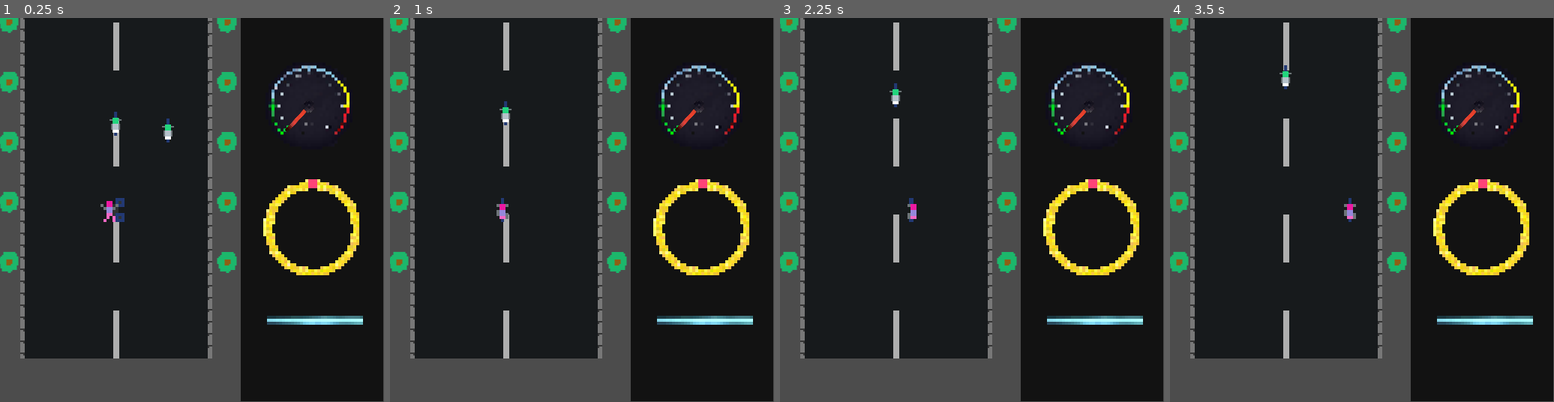
Above: before the commit, frames 1-4 (left to right).
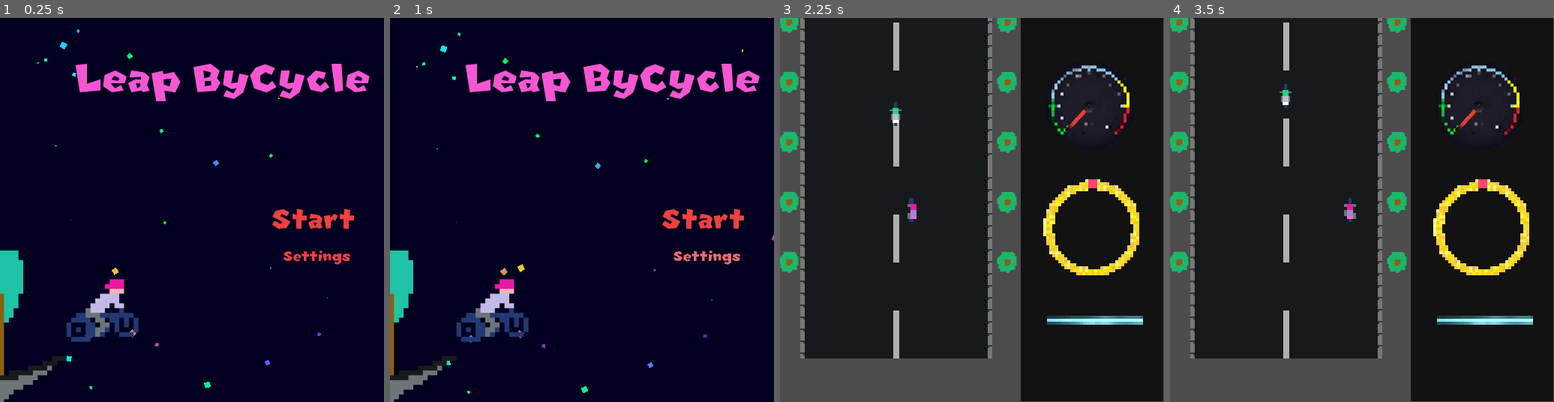
Above: after the commit, the same moments.

Repository: Alovez/LeapBycycle
Game: Godot game, scene res://Scene/Menu/MainMenu.tscn
The game is run twice, just before and just after one commit, with the same random seed, the same clock (stepped at 60 frames per second) and the same inputs. Before the commit the project starts from res://Scene/Level1.tscn.
Inputs (mouse positions are in pixels of both pictures, inside the frame that each line leads up to):
- Up to frame 1 (0.25 s): no input
- Up to frame 2 (1 s): click (708, 256) at 0.5 s, where only the run after the commit has a clickable "Settings"
- Up to frame 3 (2.25 s): click (1094, 221) at 1.25 s, where only the run after the commit has a clickable "Start"; hold Right (ui_right) from 2.03 s (still down); hold Z (boost) from 2.03 s (still down)
- Up to frame 4 (3.5 s): release Right (ui_right) at 2.78 s; release Z (boost) at 2.78 s; hold Down (ui_down) from 2.78 s (still down); tap Z (boost) at 2.85 s

The runs differ from the first frame. In frame 1, 69% of the frame differs, in the area x 0-100%, y 0-100%; in frame 2, 69%; in frame 3, 0.2%; in frame 4, 0.2%.

Commit message:
add start page

Diff:
--- /dev/null
+++ b/Scene/Effects/Stars.tscn
@@ -0,0 +1,29 @@
+[gd_scene load_steps=4 format=2]
+
+[sub_resource type="Gradient" id=2]
+offsets = PoolRealArray( 0, 0.280788, 0.608374, 1 )
+colors = PoolColorArray( 0.953125, 0.917639, 0.0446777, 1, 0.582031, 0, 1, 1, 0.0717545, 0.893375, 0.966797, 1, 0, 1, 0.203125, 1 )
+
+[sub_resource type="GradientTexture" id=3]
+gradient = SubResource( 2 )
+
+[sub_resource type="ParticlesMaterial" id=1]
+emission_shape = 1
+emission_sphere_radius = 256.0
+flag_disable_z = true
+gravity = Vector3( 0, 0, 0 )
+angular_velocity = 15.0
+orbit_velocity = 0.0
+orbit_velocity_random = 0.0
+linear_accel = 2.0
+scale = 8.0
+scale_random = 1.0
+color_ramp = SubResource( 3 )
+
+[node name="Stars" type="Particles2D"]
+position = Vector2( 311.585, 208.991 )
+rotation = -1.91363
+amount = 30
+lifetime = 15.0
+preprocess = 15.0
+process_material = SubResource( 1 )
--- a/Scene/God.tscn
+++ b/Scene/Elements/God.tscn
@@ -5,9 +5,9 @@
 [ext_resource path="res://Pic/god/god_right_2.png" type="Texture" id=3]
 [ext_resource path="res://Pic/god/god_left_1.png" type="Texture" id=4]
 [ext_resource path="res://Pic/god/god_left_2.png" type="Texture" id=5]
-[ext_resource path="res://Pic/god/god_normal_1.png" type="Texture" id=6]
-[ext_resource path="res://Pic/god/god_normal_2.png" type="Texture" id=7]
-[ext_resource path="res://Pic/god/crash.png" type="Texture" id=8]
+[ext_resource path="res://Pic/god/crash.png" type="Texture" id=6]
+[ext_resource path="res://Pic/god/god_normal_1.png" type="Texture" id=7]
+[ext_resource path="res://Pic/god/god_normal_2.png" type="Texture" id=8]
 
 [sub_resource type="SpriteFrames" id=1]
 animations = [ {
@@ -21,14 +21,14 @@
 "name": "left",
 "speed": 5.0
 }, {
-"frames": [ ExtResource( 6 ), ExtResource( 7 ) ],
+"frames": [ ExtResource( 6 ) ],
+"loop": true,
+"name": "crash",
+"speed": 5.0
+}, {
+"frames": [ ExtResource( 7 ), ExtResource( 8 ) ],
 "loop": true,
 "name": "ride",
-"speed": 5.0
-}, {
-"frames": [ ExtResource( 8 ) ],
-"loop": true,
-"name": "crash",
 "speed": 5.0
 } ]
 
--- a/Scene/Level1.tscn
+++ b/Scene/Levels/Level1.tscn
@@ -1,8 +1,8 @@
 [gd_scene load_steps=4 format=2]
 
 [ext_resource path="res://Scripts/Level1.gd" type="Script" id=1]
-[ext_resource path="res://Scene/God.tscn" type="PackedScene" id=2]
-[ext_resource path="res://Scene/CommonUI.tscn" type="PackedScene" id=3]
+[ext_resource path="res://Scene/Elements/God.tscn" type="PackedScene" id=2]
+[ext_resource path="res://Scene/UI/CommonUI.tscn" type="PackedScene" id=3]
 
 [node name="Level1" type="Node2D"]
 script = ExtResource( 1 )
--- /dev/null
+++ b/Scene/Levels/StartStory.tscn
@@ -0,0 +1,181 @@
+[gd_scene load_steps=14 format=2]
+
+[ext_resource path="res://Scripts/StartStory.gd" type="Script" id=1]
+[ext_resource path="res://Pic/ui/TimeS.png" type="Texture" id=2]
+[ext_resource path="res://Scene/Effects/Stars.tscn" type="PackedScene" id=3]
+[ext_resource path="res://Pic/Maps/Blue-3d.png" type="Texture" id=4]
+[ext_resource path="res://Pic/ui/dr_np.png" type="Texture" id=5]
+[ext_resource path="res://Pic/ui/clock.png" type="Texture" id=6]
+[ext_resource path="res://Font/New Super Mario Font U.ttf" type="DynamicFontData" id=7]
+[ext_resource path="res://Pic/ui/Solarsystem.png" type="Texture" id=8]
+
+[sub_resource type="Gradient" id=3]
+offsets = PoolRealArray( 0, 0.475369, 1 )
+colors = PoolColorArray( 0, 0.296875, 1, 1, 0.62738, 0.132813, 1, 1, 0.0859375, 1, 0.528687, 1 )
+
+[sub_resource type="GradientTexture" id=4]
+gradient = SubResource( 3 )
+
+[sub_resource type="ParticlesMaterial" id=5]
+emission_shape = 1
+emission_sphere_radius = 44.5
+flag_disable_z = true
+spread = 177.57
+gravity = Vector3( 0, 0, 0 )
+initial_velocity = 100.0
+angular_velocity = -6.99
+orbit_velocity = 0.0
+orbit_velocity_random = 0.0
+scale = 15.0
+color_ramp = SubResource( 4 )
+
+[sub_resource type="DynamicFont" id=1]
+size = 22
+font_data = ExtResource( 7 )
+
+[sub_resource type="Animation" id=2]
+resource_name = "Opening"
+length = 10.0
+tracks/0/type = "value"
+tracks/0/path = NodePath("clock:scale")
+tracks/0/interp = 1
+tracks/0/loop_wrap = true
+tracks/0/imported = false
+tracks/0/enabled = true
+tracks/0/keys = {
+"times": PoolRealArray( 0, 0.5, 1, 1.5 ),
+"transitions": PoolRealArray( 1, 1, 1, 1 ),
+"update": 0,
+"values": [ Vector2( 1e-005, 1e-005 ), Vector2( 0.3, 0.3 ), Vector2( 0.3, 0.3 ), Vector2( 1e-005, 1e-005 ) ]
+}
+tracks/1/type = "value"
+tracks/1/path = NodePath("TextArea:text")
+tracks/1/interp = 1
+tracks/1/loop_wrap = true
+tracks/1/imported = false
+tracks/1/enabled = true
+tracks/1/keys = {
+"times": PoolRealArray( 0, 0.5, 1, 1.4, 1.5, 2, 2.4, 2.5, 3, 3.4, 3.5, 4, 4.4, 4.5 ),
+"transitions": PoolRealArray( 1, 1, 1, 1, 1, 1, 1, 1, 1, 1, 1, 1, 1, 1 ),
+"update": 0,
+"values": [ "", "", "Dr. Nb found that the key to a time leap was the time loop.", "Dr. Nb found that the key to a time leap was the time loop.", "", "By touching the time singularity, you can enter the time loop, but you can't easily escape in the time loop.", "By touching the time singularity, you can enter the time loop, but you can't easily escape in the time loop.", "", "According to Dr. Nb's research, the time cycle actually has the same effect as the earth's rotation and revolution.", "According to Dr. Nb's research, the time cycle actually has the same effect as the earth's rotation and revolution.", "", "In the time loop, each cycle of the cycle itself constitutes a ring of time zones(ROTZ), while on the macroscopic scale , just like the revolution of the earth, many ROTZ around the time singularity also constitutes a closed loop.
+", "In the time loop, each cycle of the cycle itself constitutes a ring of time zones(ROTZ), while on the macroscopic scale , just like the revolution of the earth, many ROTZ around the time singularity also constitutes a closed loop.
+", "" ]
+}
+tracks/2/type = "method"
+tracks/2/path = NodePath(".")
+tracks/2/interp = 1
+tracks/2/loop_wrap = true
+tracks/2/imported = false
+tracks/2/enabled = true
+tracks/2/keys = {
+"times": PoolRealArray( 1, 2, 3 ),
+"transitions": PoolRealArray( 1, 1, 1 ),
+"values": [ {
+"args": [  ],
+"method": "pause_animation"
+}, {
+"args": [  ],
+"method": "pause_animation"
+}, {
+"args": [  ],
+"method": "pause_animation"
+} ]
+}
+tracks/3/type = "value"
+tracks/3/path = NodePath("TimeS:scale")
+tracks/3/interp = 1
+tracks/3/loop_wrap = true
+tracks/3/imported = false
+tracks/3/enabled = true
+tracks/3/keys = {
+"times": PoolRealArray( 0, 1, 1.5, 2, 2.5 ),
+"transitions": PoolRealArray( 1, 1, 1, 1, 1 ),
+"update": 0,
+"values": [ Vector2( 1e-005, 1e-005 ), Vector2( 1e-005, 1e-005 ), Vector2( 0.2, 0.2 ), Vector2( 0.2, 0.2 ), Vector2( 1e-005, 1e-005 ) ]
+}
+tracks/4/type = "value"
+tracks/4/path = NodePath("Solarsystem:scale")
+tracks/4/interp = 1
+tracks/4/loop_wrap = true
+tracks/4/imported = false
+tracks/4/enabled = true
+tracks/4/keys = {
+"times": PoolRealArray( 0, 2, 2.5 ),
+"transitions": PoolRealArray( 1, 1, 1 ),
+"update": 0,
+"values": [ Vector2( 1e-005, 1e-005 ), Vector2( 1e-005, 1e-005 ), Vector2( 0.3, 0.3 ) ]
+}
+tracks/5/type = "value"
+tracks/5/path = NodePath("TextArea:custom_fonts/font:size")
+tracks/5/interp = 1
+tracks/5/loop_wrap = true
+tracks/5/imported = false
+tracks/5/enabled = true
+tracks/5/keys = {
+"times": PoolRealArray( 0, 3.4, 3.5 ),
+"transitions": PoolRealArray( 1, 1, 1 ),
+"update": 1,
+"values": [ 30, 30, 22 ]
+}
+
+[node name="StartStory" type="Node2D"]
+script = ExtResource( 1 )
+
+[node name="ColorRect" type="ColorRect" parent="."]
+margin_left = -0.625641
+margin_top = -0.426605
+margin_right = 511.374
+margin_bottom = 512.573
+color = Color( 0.0117647, 0.00392157, 0.129412, 1 )
+
+[node name="TimeS" type="Sprite" parent="."]
+position = Vector2( 260.141, 164.988 )
+scale = Vector2( 1e-005, 1e-005 )
+texture = ExtResource( 2 )
+
+[node name="Particles2D" type="Particles2D" parent="TimeS"]
+position = Vector2( -2.10083, -6.10352e-005 )
+scale = Vector2( 1, 1 )
+amount = 40
+lifetime = 2.0
+process_material = SubResource( 5 )
+
+[node name="Stars" parent="." instance=ExtResource( 3 )]
+position = Vector2( 319.107, 242.803 )
+
+[node name="Blue-3d" type="Sprite" parent="."]
+position = Vector2( 663.112, 132.671 )
+scale = Vector2( 0.78436, 0.731433 )
+texture = ExtResource( 4 )
+
+[node name="Camera2D" type="Camera2D" parent="."]
+position = Vector2( 256, 256 )
+
+[node name="dr_np" type="Sprite" parent="."]
+position = Vector2( -158.531, 121.067 )
+scale = Vector2( 0.357648, 0.357648 )
+texture = ExtResource( 5 )
+
+[node name="clock" type="Sprite" parent="."]
+position = Vector2( 262.011, 172.369 )
+scale = Vector2( 1e-005, 1e-005 )
+texture = ExtResource( 6 )
+
+[node name="TextArea" type="Label" parent="."]
+margin_left = 30.0
+margin_top = 348.0
+margin_right = 505.0
+margin_bottom = 496.0
+custom_fonts/font = SubResource( 1 )
+text = "In the time loop, each cycle of the cycle itself constitutes a ring of time zones(ROTZ), while on the macroscopic scale , just like the revolution of the earth, many ROTZ around the time singularity also constitutes a closed loop.
+"
+autowrap = true
+
+[node name="AnimationPlayer" type="AnimationPlayer" parent="."]
+anims/Opening = SubResource( 2 )
+
+[node name="Solarsystem" type="Sprite" parent="."]
+position = Vector2( 254.122, 149.455 )
+scale = Vector2( 0.3, 0.3 )
+texture = ExtResource( 8 )
--- a/Scene/LevelDone.tscn
+++ b/Scene/Menu/LevelDone.tscn
@@ -1,7 +1,8 @@
-[gd_scene load_steps=7 format=2]
+[gd_scene load_steps=8 format=2]
 
 [ext_resource path="res://Scripts/LevelDone.gd" type="Script" id=1]
-[ext_resource path="res://Pic/ui/LevelDone.png" type="Texture" id=2]
+[ext_resource path="res://Scene/Effects/Stars.tscn" type="PackedScene" id=2]
+[ext_resource path="res://Pic/ui/LevelDone.png" type="Texture" id=3]
 
 [sub_resource type="DynamicFontData" id=1]
 font_path = "res://Font/New Super Mario Font U.ttf"
@@ -24,25 +25,33 @@
 margin_right = 0.568787
 script = ExtResource( 1 )
 
+[node name="ColorRect" type="ColorRect" parent="."]
+margin_right = 508.0
+margin_bottom = 514.0
+color = Color( 0.00392157, 0.00392157, 0.101961, 1 )
+
+[node name="Stars" parent="." instance=ExtResource( 2 )]
+position = Vector2( 338.698, 186.273 )
+
 [node name="LevelDone" type="TextureRect" parent="."]
 margin_left = -0.948181
 margin_top = 256.758
 margin_right = 255.052
 margin_bottom = 512.758
-texture = ExtResource( 2 )
+texture = ExtResource( 3 )
 
 [node name="Label" type="Label" parent="."]
-margin_left = 88.1642
-margin_top = 52.8985
-margin_right = 435.164
-margin_bottom = 123.899
+margin_left = 94.7984
+margin_top = 105.309
+margin_right = 441.798
+margin_bottom = 176.31
 custom_fonts/font = SubResource( 2 )
 text = "Your Final Velocity is"
 
 [node name="Velocity" type="Label" parent="."]
-margin_left = 240.603
-margin_top = 116.035
-margin_right = 280.603
-margin_bottom = 159.035
+margin_left = 247.634
+margin_top = 186.323
+margin_right = 287.634
+margin_bottom = 229.323
 custom_fonts/font = SubResource( 4 )
 text = "0"
--- /dev/null
+++ b/Scene/Menu/MainMenu.tscn
@@ -0,0 +1,106 @@
+[gd_scene load_steps=18 format=2]
+
+[ext_resource path="res://Scripts/MainMenu.gd" type="Script" id=1]
+[ext_resource path="res://Scene/Effects/Stars.tscn" type="PackedScene" id=2]
+[ext_resource path="res://Pic/ui/LevelDone.png" type="Texture" id=3]
+[ext_resource path="res://Font/New Super Mario Font U.ttf" type="DynamicFontData" id=4]
+
+[sub_resource type="DynamicFont" id=1]
+size = 60
+font_data = ExtResource( 4 )
+
+[sub_resource type="StyleBoxEmpty" id=2]
+
+[sub_resource type="StyleBoxEmpty" id=3]
+
+[sub_resource type="StyleBoxEmpty" id=4]
+
+[sub_resource type="StyleBoxEmpty" id=5]
+
+[sub_resource type="StyleBoxEmpty" id=6]
+
+[sub_resource type="DynamicFont" id=7]
+size = 40
+font_data = ExtResource( 4 )
+
+[sub_resource type="StyleBoxEmpty" id=8]
+
+[sub_resource type="StyleBoxEmpty" id=9]
+
+[sub_resource type="StyleBoxEmpty" id=10]
+
+[sub_resource type="StyleBoxEmpty" id=11]
+
+[sub_resource type="StyleBoxEmpty" id=12]
+
+[sub_resource type="DynamicFont" id=13]
+size = 20
+font_data = ExtResource( 4 )
+
+[node name="MainMenu" type="Control"]
+anchor_right = 1.0
+anchor_bottom = 1.0
+margin_left = -1.30164
+margin_top = -1.69833
+margin_right = -1.30164
+margin_bottom = -1.69833
+script = ExtResource( 1 )
+
+[node name="ColorRect" type="ColorRect" parent="."]
+margin_left = -0.663391
+margin_right = 515.337
+margin_bottom = 517.0
+color = Color( 0.0117647, 0.00392157, 0.129412, 1 )
+
+[node name="Stars" parent="." instance=ExtResource( 2 )]
+
+[node name="TextureRect" type="TextureRect" parent="."]
+margin_top = 312.0
+margin_right = 256.0
+margin_bottom = 568.0
+rect_scale = Vector2( 0.8, 0.8 )
+texture = ExtResource( 3 )
+
+[node name="Title" type="Label" parent="."]
+margin_left = 102.481
+margin_top = 50.1758
+margin_right = 500.481
+margin_bottom = 134.176
+custom_fonts/font = SubResource( 1 )
+custom_colors/font_color = Color( 0.972549, 0.341176, 0.827451, 1 )
+text = "Leap ByCycle"
+
+[node name="StartButton" type="Button" parent="."]
+margin_left = 363.556
+margin_top = 249.447
+margin_right = 474.556
+margin_bottom = 292.447
+custom_styles/hover = SubResource( 2 )
+custom_styles/pressed = SubResource( 3 )
+custom_styles/focus = SubResource( 4 )
+custom_styles/disabled = SubResource( 5 )
+custom_styles/normal = SubResource( 6 )
+custom_fonts/font = SubResource( 7 )
+custom_colors/font_color_disabled = Color( 0.466667, 0.466667, 0.466667, 1 )
+custom_colors/font_color = Color( 0.945098, 0.254902, 0.254902, 1 )
+custom_colors/font_color_hover = Color( 0.92549, 0.427451, 0.427451, 1 )
+custom_colors/font_color_pressed = Color( 0.921569, 0.611765, 0.611765, 1 )
+text = "Start"
+
+[node name="Button" type="Button" parent="."]
+margin_left = 368.864
+margin_top = 303.848
+margin_right = 479.864
+margin_bottom = 336.848
+custom_styles/hover = SubResource( 8 )
+custom_styles/pressed = SubResource( 9 )
+custom_styles/focus = SubResource( 10 )
+custom_styles/disabled = SubResource( 11 )
+custom_styles/normal = SubResource( 12 )
+custom_fonts/font = SubResource( 13 )
+custom_colors/font_color_disabled = Color( 0.466667, 0.466667, 0.466667, 1 )
+custom_colors/font_color = Color( 0.945098, 0.254902, 0.254902, 1 )
+custom_colors/font_color_hover = Color( 0.92549, 0.427451, 0.427451, 1 )
+custom_colors/font_color_pressed = Color( 0.921569, 0.611765, 0.611765, 1 )
+text = "Settings"
+[connection signal="button_up" from="StartButton" to="." method="_on_StartButton_button_up"]
--- a/Scene/CommonUI.tscn
+++ b/Scene/UI/CommonUI.tscn
@@ -1,8 +1,13 @@
 [gd_scene load_steps=4 format=2]
 
-[ext_resource path="res://Scene/Speedometer.tscn" type="PackedScene" id=1]
-[ext_resource path="res://Scene/map.tscn" type="PackedScene" id=2]
-[ext_resource path="res://Scene/Energy.tscn" type="PackedScene" id=3]
+[ext_resource path="res://Scene/UI/Speedometer.tscn" type="PackedScene" id=1]
+[ext_resource path="res://Scene/UI/map.tscn" type="PackedScene" id=2]
+[ext_resource path="res://Scene/UI/Energy.tscn" type="PackedScene" id=3]
+
+
+
+
+
 
 [node name="CommonUI" type="Control"]
 anchor_right = 1.0
--- a/Scripts/Level1.gd
+++ b/Scripts/Level1.gd
@@ -21,11 +21,11 @@
 	update_ui(delta)
 	if 430 - $God.position.y > distance:
 		save_level(1, $God.velocity)
-		get_tree().change_scene("res://Scene/LevelDone.tscn")
+		get_tree().change_scene("res://Scene/Menu/LevelDone.tscn")
 
 
 func init_shit():
-	shit = preload("res://Scene/Shit.tscn")
+	shit = preload("res://Scene/Elements/Shit.tscn")
 	for i in range(int(distance / 200)):
 		var new_shit = shit.instance()
 		new_shit.x = rand_range(35, 250)
@@ -50,7 +50,7 @@
 	add_child(road)
 
 func init_tree():
-	tree = preload("res://Scene/Tree.tscn")
+	tree = preload("res://Scene/Elements/Tree.tscn")
 	for i in range(int(distance / 80)):
 		var new_tree = tree.instance()
 		new_tree.position.x = 30
@@ -77,7 +77,7 @@
 	$Camera2D/UILayer/CommonUI/Energy.energy = $God.energy
 
 func _on_God_gameover():
-	get_tree().change_scene("res://Scene/GameOver.tscn")
+	get_tree().change_scene("res://Scene/Menu/GameOver.tscn")
 
 func save_level(level, final_velocity):
 	var level_file = File.new()
--- /dev/null
+++ b/Scripts/MainMenu.gd
@@ -0,0 +1,17 @@
+extends Control
+
+# Declare member variables here. Examples:
+# var a = 2
+# var b = "text"
+
+# Called when the node enters the scene tree for the first time.
+func _ready():
+	pass # Replace with function body.
+
+# Called every frame. 'delta' is the elapsed time since the previous frame.
+#func _process(delta):
+#	pass
+
+
+func _on_StartButton_button_up():
+	get_tree().change_scene("res://Scene/Levels/Level1.tscn")
--- /dev/null
+++ b/Scripts/StartStory.gd
@@ -0,0 +1,18 @@
+extends Node2D
+
+# Declare member variables here. Examples:
+# var a = 2
+# var b = "text"
+
+# Called when the node enters the scene tree for the first time.
+func _ready():
+	$AnimationPlayer.play("Opening")
+
+# Called every frame. 'delta' is the elapsed time since the previous frame.
+func _process(delta):
+	if Input.is_action_pressed("ui_right"):
+		if not $AnimationPlayer.is_playing():
+			$AnimationPlayer.play()
+
+func pause_animation():
+	$AnimationPlayer.stop(false)
--- a/project.godot
+++ b/project.godot
@@ -16,7 +16,7 @@
 [application]
 
 config/name="Bike"
-run/main_scene="res://Scene/Level1.tscn"
+run/main_scene="res://Scene/Menu/MainMenu.tscn"
 boot_splash/image="res://Pic/ui/AloveZ_P5_Square.png"
 boot_splash/bg_color=Color( 0.0745098, 0.0745098, 0.0745098, 1 )
 config/icon="res://icon.png"
@@ -33,6 +33,7 @@
 boost={
 "deadzone": 0.5,
 "events": [ Object(InputEventKey,"resource_local_to_scene":false,"resource_name":"","device":0,"alt":false,"shift":false,"control":false,"meta":false,"command":false,"pressed":false,"scancode":90,"unicode":0,"echo":false,"script":null)
+, Object(InputEventJoypadButton,"resource_local_to_scene":false,"resource_name":"","device":0,"button_index":0,"pressure":0.0,"pressed":false,"script":null)
  ]
 }
 
Binary file added: Pic/Effects/spark.png
Not shown, added: Pic/Effects/spark.png.import
Binary file added: Pic/Maps/20191117_140342137_iOS.png
Not shown, added: Pic/Maps/20191117_140342137_iOS.png.import
Binary file added: Pic/Maps/Blue-3d.png
Not shown, added: Pic/Maps/Blue-3d.png.import
Binary file added: Pic/ui/Solarsystem.png
Not shown, added: Pic/ui/Solarsystem.png.import
Binary file added: Pic/ui/TimeS.png
Not shown, added: Pic/ui/TimeS.png.import
Binary file added: Pic/ui/clock.png
Not shown, added: Pic/ui/clock.png.import
(and 9 more such lines)
